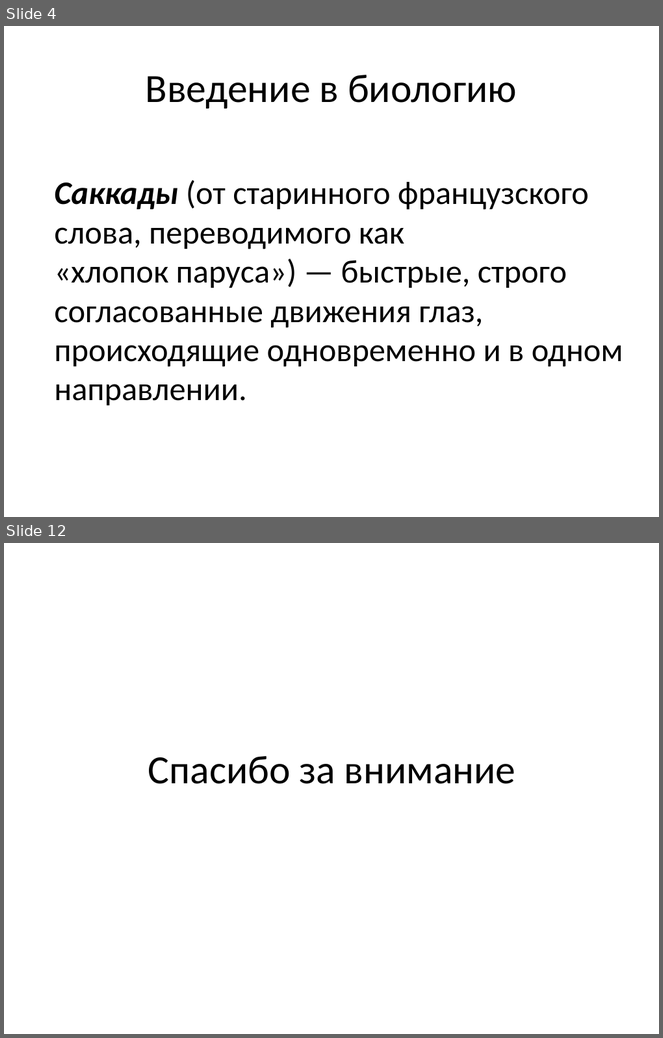
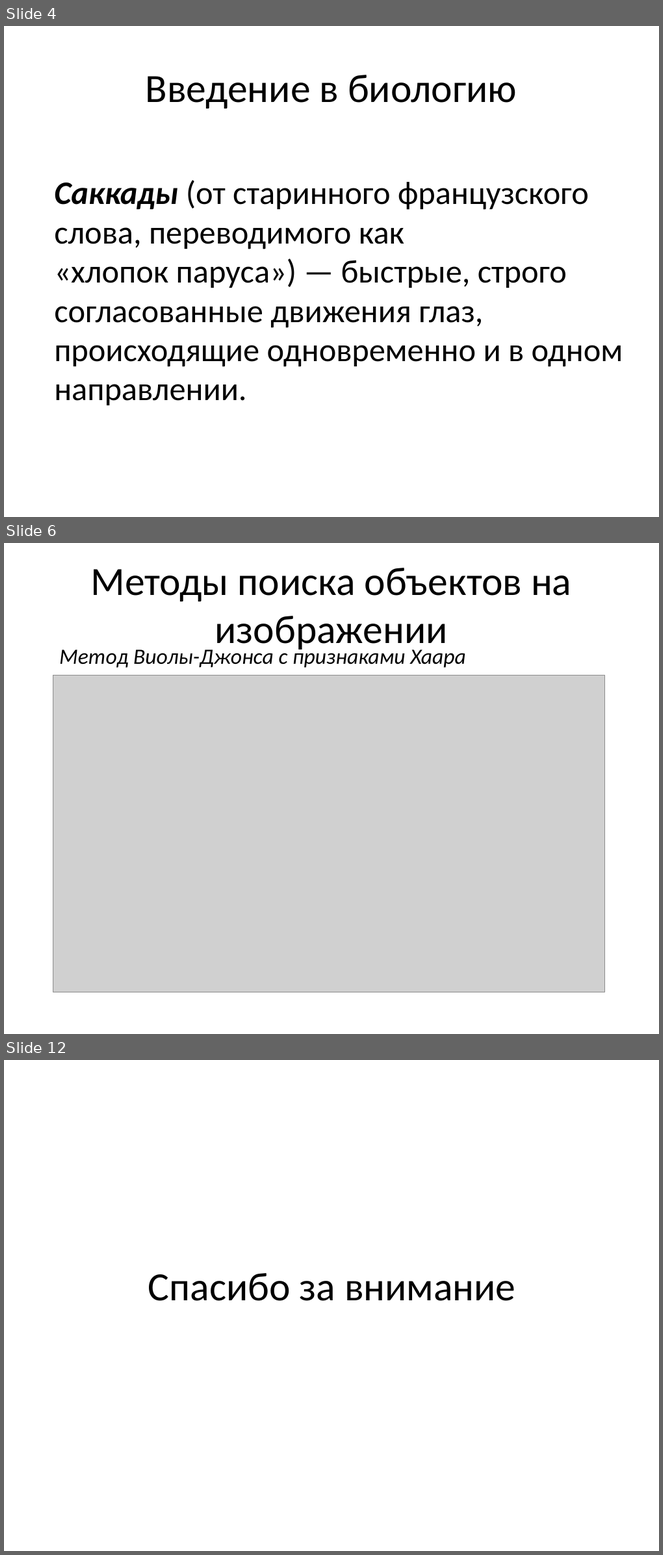
Before and after one commit to takentui/EyeWindowsController, a slide deck: Система альтернативного управления ПК.pptx. Shown one above the other, each under a label of ours: slides 4 and 12 before the commit, slides 4, 6 and 12 after it; the slides between them are not shown. The pictures are 663x1038 and 663x1555 pixels, drawn with LibreOffice and Linux fonts; fonts in the diff are those of the drawing; grey boxes stand for pictures. Boxes give left, top, right and bottom in pixels: in the first picture for what was removed or moved away, otherwise in the second. Text is boxed around its words. In the diff, an @@ line names an element or a change of style, - is before the commit and + after.

```diff
--- a/Система альтернативного управления ПК.pptx
+++ b/Система альтернативного управления ПК.pptx
@@ slide 6 added at [4,543,659,1034], background #FFFFFF @@
@@ title added at [90,568,571,653], 44 pt, text #000000 @@
+Методы поиска объектов на изображении
@@ text added at [59,646,466,668], 24 pt, text #000000, italic @@
+Метод Виолы-Джонса с признаками Хаара
@@ picture added at [53,676,605,992] @@
```
Also in this commit, not shown: 7 slides changed, 1 slide removed, 34 other files.
